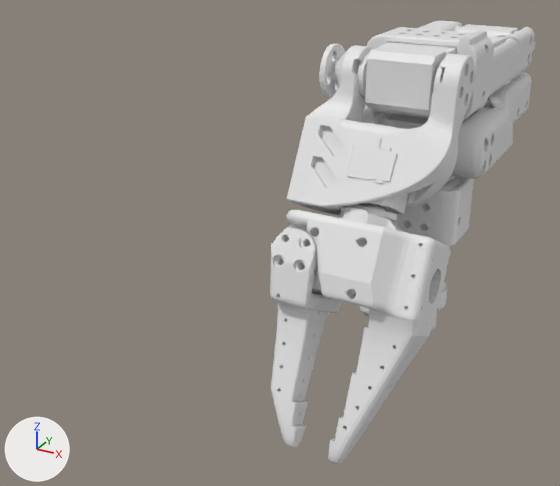
What one commit did to the Blender file practica_2/blender/so100_modelo.blend.
The view is the same before and after, from a 50 mm camera at (0.115, -0.42, 0.221) aimed at (-0.053, -0.115, 0.069). The lights are fixed; the arrows at lower left show +X, +Y and +Z. The older version comes first. The same objects are shown in both versions, whatever each file hides.

In view in the first picture: 'Fixed_Gripper', 'Lower_Arm', 'Moving_Jaw', 'Shoulder_Rotation_Pitch', 'Upper_Arm', 'Wrist_Pitch_Roll'.
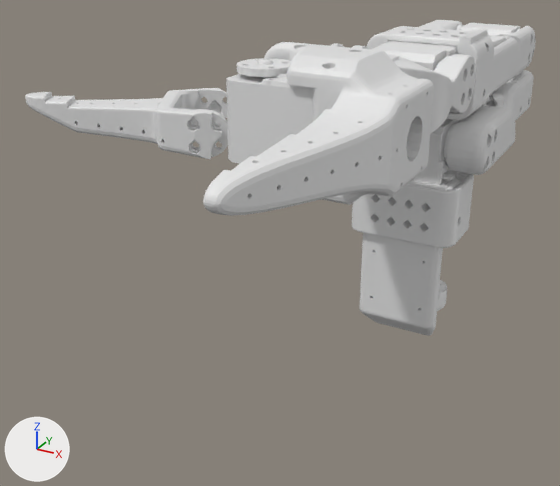
Where the newer file only moved an object's origin or applied its transform, the numbers keep the older frame.

Boxes [x1, y1, x2, y2] around the edits, measured in the pictures (560 x 486 px):
'Fixed_Gripper', moved, turned: before [280, 207, 451, 464]; after [203, 42, 434, 216]
'Wrist_Pitch_Roll', moved, turned: before [286, 43, 475, 222]; after [330, 43, 476, 134]
'Moving_Jaw', mesh turned, reshaped: before [270, 228, 342, 449]; after [25, 88, 228, 159]
'Shoulder_Rotation_Pitch', moved: before [360, 114, 474, 335]; after [352, 119, 474, 336]
'Lower_Arm', moved, turned: before [358, 21, 535, 120]; after [367, 20, 536, 120]
'Upper_Arm', moved: before [362, 24, 531, 179]; after [447, 23, 534, 175]

Patch to the scene script:
```diff
--- a/practica_2/blender/so100_modelo.blend.py
+++ b/practica_2/blender/so100_modelo.blend.py
@@ me_upper_arm @@
 # used by ob_upper_arm; parent = ob_shoulder_rotation_pitch; location = (0.0, -0.081, 0.118)
-me_upper_arm.from_pydata(...)  # 3601 vertices, 7346 faces; spans x -0.0351..0.0349, y -0.0119..0.1302, z -0.012..0.0382
+me_upper_arm.from_pydata(...)  # 3601 vertices, 7346 faces; spans x -0.012..0.0382, y -0.0119..0.1302, z -0.0349..0.0351
+# me_upper_arm part 1: the whole mesh is turned 90 degrees about the y axis through the mesh origin
@@ me_wrist_pitch_roll @@
 # used by ob_wrist_pitch_roll; parent = ob_lower_arm; location = (0.00582, -0.0995, 0.146); rotation_euler = (1.082, 1.571, 0.0), in degrees (62, 90, 0)
-me_wrist_pitch_roll.from_pydata(...)  # 4704 vertices, 9504 faces; spans x -0.0352..0.0281, y -0.0626..0.012, z -0.016..0.016
+me_wrist_pitch_roll.from_pydata(...)  # 4704 vertices, 9504 faces; spans x -0.016..0.016, y -0.0626..0.012, z -0.0281..0.0352
+# me_wrist_pitch_roll part 2: the whole mesh is turned 90 degrees about the y axis through the mesh origin
@@ me_fixed_gripper @@
 # used by ob_fixed_gripper; parent = ob_moving_jaw; location = (-0.00221, -0.16, 0.152)
-me_fixed_gripper.from_pydata(...)  # 4085 vertices, 8326 faces; spans x -0.0304..0.0352, y -0.1064..0.0, z -0.024..0.024
+me_fixed_gripper.from_pydata(...)  # 4085 vertices, 8326 faces; spans x -0.0304..0.0352, y -0.024..0.024, z 0.0..0.1064
+# me_fixed_gripper part 3: the whole mesh is turned -90 degrees about the x axis through the mesh origin
@@ me_moving_jaw_001 @@
 # used by ob_moving_jaw; parent = ob_wrist_pitch_roll; location = (0.0, 0.0, 0.0)
-me_moving_jaw_001.from_pydata(...)  # 1737 vertices, 3542 faces; spans x -0.032..-0.0097, y -0.2656..-0.1736, z 0.1293..0.1773
+me_moving_jaw_001.from_pydata(...)  # 1737 vertices, 3542 faces; spans x -0.0302..-0.0079, y -0.178..-0.1132, z 0.2094..0.3008
+# me_moving_jaw_001 part 4: the whole mesh is turned -62 degrees about the x axis through its middle, then moved by (0.0018, 0.0651, 0.1066)
@@ ob_shoulder_rotation_pitch @@
 ob_shoulder_rotation_pitch.parent = ob_base
-ob_shoulder_rotation_pitch.location = (0.0, -0.045, 0.016)
+ob_shoulder_rotation_pitch.location = (0.0, -0.0452, 0.016)
@@ ob_upper_arm @@
 ob_upper_arm.matrix_parent_inverse = Matrix(((1.0, 0.0, 0.0, 0.0), (0.0, 1.0, 0.0, 0.045), (0.0, 0.0, 1.0, -0.016), (0.0, 0.0, 0.0, 1.0)))
-ob_upper_arm.location = (0.0, -0.081, 0.118)
+ob_upper_arm.location = (0.0, -0.0758, 0.118)
+ob_upper_arm.rotation_euler = (0.0, -1.571, 0.0)  # degrees (0, -90, 0)
@@ ob_lower_arm @@
 ob_lower_arm.parent = ob_upper_arm
-ob_lower_arm.matrix_parent_inverse = Matrix(((1.0, 0.0, 0.0, 0.0), (0.0, 1.0, 0.0, 0.081), (0.0, 0.0, 1.0, -0.118), (0.0, 0.0, 0.0, 1.0)))
-ob_lower_arm.location = (0.0, 0.0361, 0.146)
+ob_lower_arm.matrix_parent_inverse = Matrix(((0.0, 0.0, 1.0, -0.118), (0.0, 1.0, 0.0, 0.0758), (-1.0, 0.0, 0.0, 0.0), (0.0, 0.0, 0.0, 1.0)))
+ob_lower_arm.location = (0.0, 0.0369, 0.146)
 ob_lower_arm.rotation_euler = (0.0, -1.571, 0.0)  # degrees (0, -90, 0)
@@ ob_wrist_pitch_roll @@
 ob_wrist_pitch_roll.parent = ob_lower_arm
-ob_wrist_pitch_roll.matrix_parent_inverse = Matrix(((1.0, 0.0, 0.0, 0.0), (0.0, 1.0, 0.0, -0.0361), (0.0, 0.0, 1.0, -0.146), (0.0, 0.0, 0.0, 1.0)))
-ob_wrist_pitch_roll.location = (0.00582, -0.0995, 0.146)
-ob_wrist_pitch_roll.rotation_euler = (1.082, 1.571, 0.0)  # degrees (62, 90, 0)
+ob_wrist_pitch_roll.matrix_parent_inverse = Matrix(((0.0, 0.0, 1.0, -0.146), (0.0, 1.0, 0.0, -0.0369), (-1.0, 0.0, 0.0, 0.0), (0.0, 0.0, 0.0, 1.0)))
+ob_wrist_pitch_roll.location = (0.0, -0.098, 0.151)
+ob_wrist_pitch_roll.rotation_euler = (0.0, -1.571, 0.0)  # degrees (0, -90, 0)
@@ ob_fixed_gripper @@
 ob_fixed_gripper = bpy.data.objects.new('Fixed_Gripper', me_fixed_gripper)
-ob_fixed_gripper.parent = ob_moving_jaw
-ob_fixed_gripper.location = (-0.00221, -0.16, 0.152)
+ob_fixed_gripper.parent = ob_wrist_pitch_roll
+ob_fixed_gripper.matrix_parent_inverse = Matrix(((0.0, 0.0, 1.0, -0.151), (0.0, 1.0, 0.0, 0.098), (-1.0, 0.0, 0.0, 0.0), (0.0, 0.0, 0.0, 1.0)))
+ob_fixed_gripper.location = (0.0, -0.161, 0.152)
+ob_fixed_gripper.rotation_euler = (1.571, 0.0, 0.0)  # degrees (90, 0, 0)
```
